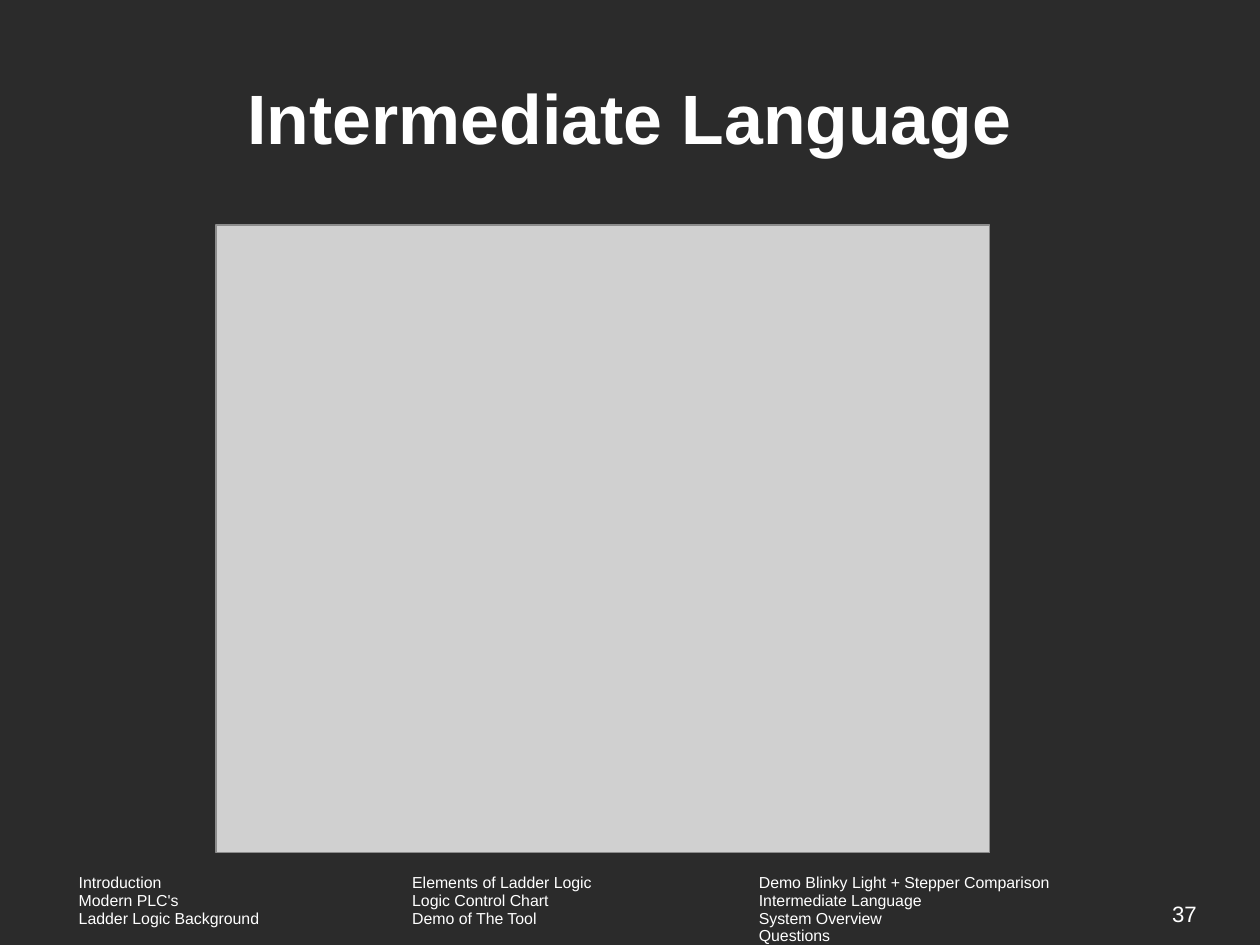
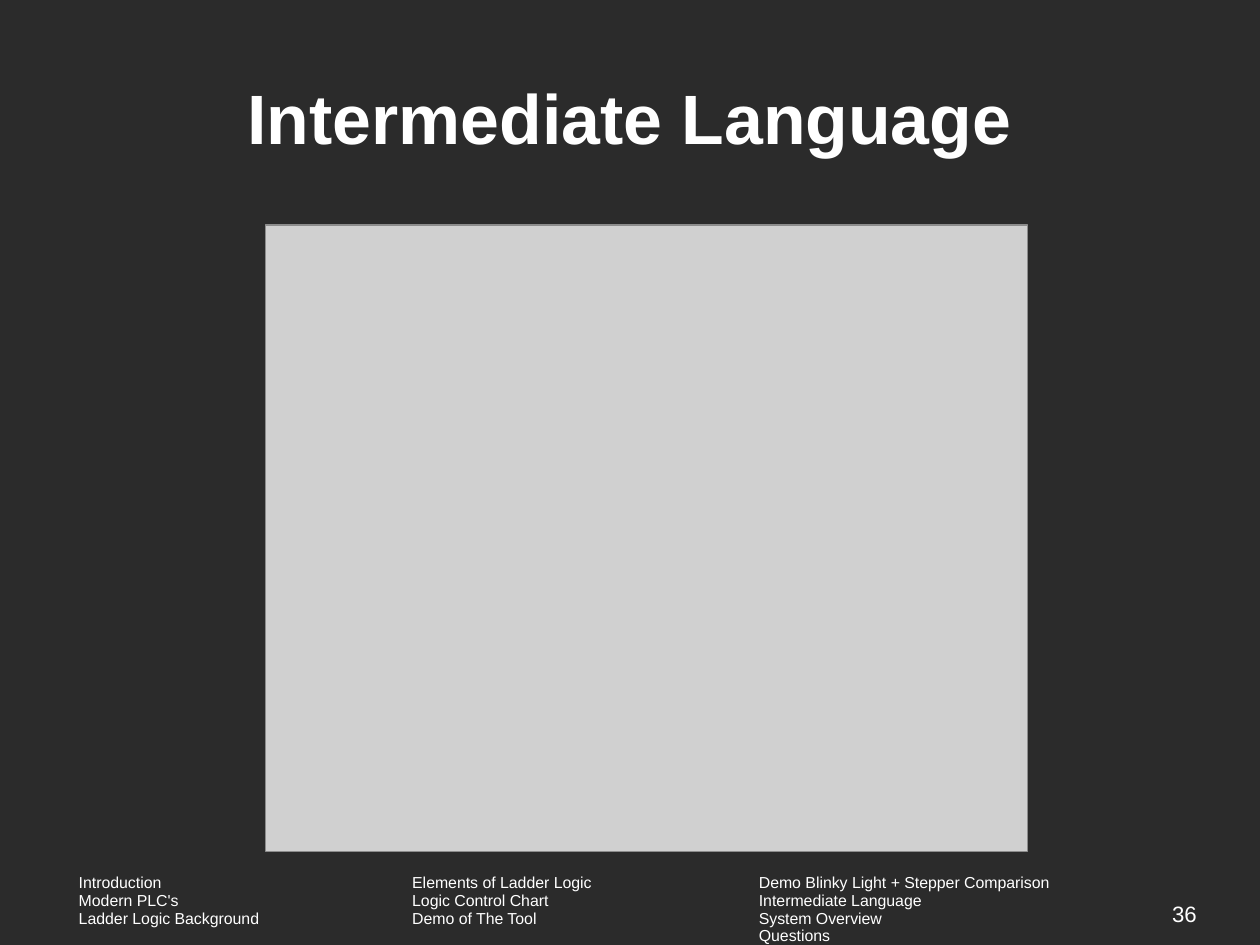
Before and after one commit to vortex-5/plcthesis, a slide deck: slide 36 of presentation/defense.odp (slide 37 before the commit). Drawn at 1260x945 pixels with LibreOffice and Linux fonts; fonts in the diff are those of the drawing; grey boxes stand for pictures; background and template pictures are left out; a plain dark background stands for a picture behind light text. Boxes give left, top, right and bottom in pixels: in the first picture for what was removed or moved away, otherwise in the second. Text is boxed around its words. In the diff, an @@ line names an element or a change of style, - is before the commit and + after.

```diff
--- a/presentation/defense.odp
+++ b/presentation/defense.odp
@@ picture: place and size @@
-picture at [216, 225, 990, 853]
+picture at [266, 225, 1029, 852]
@@ page number at [1172, 906, 1197, 923]: text changed @@
-37
+36
```
Also in this commit, not shown: 5 other slides changed, 1 slide removed, 2 other files.
